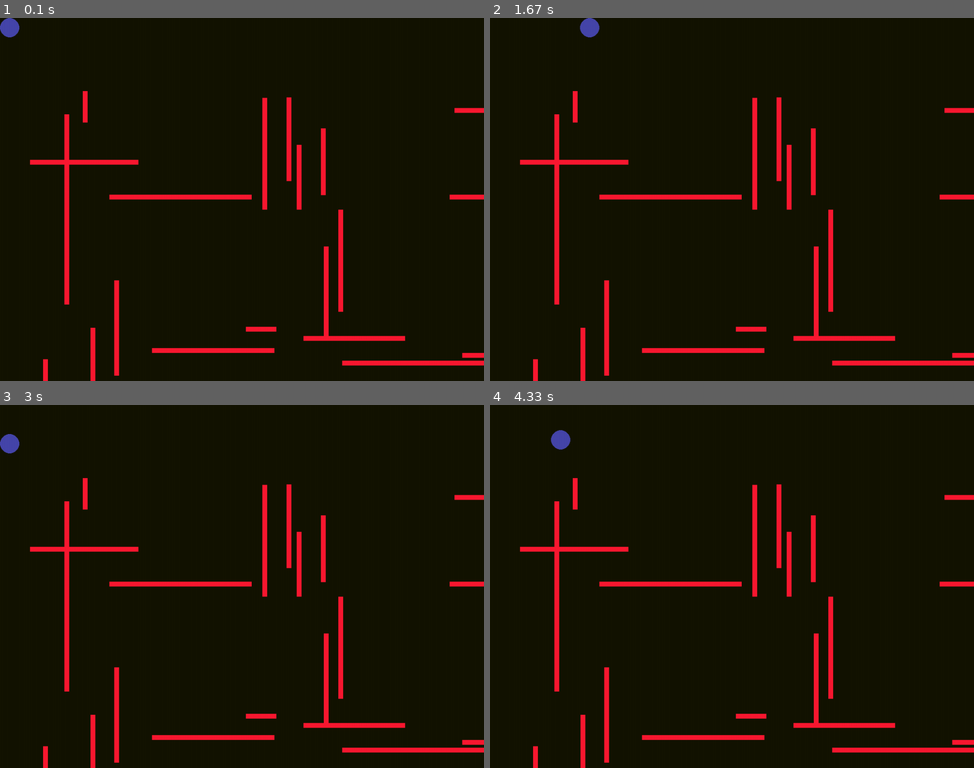
Above: before the commit, frames 1-4 (two rows, left to right).
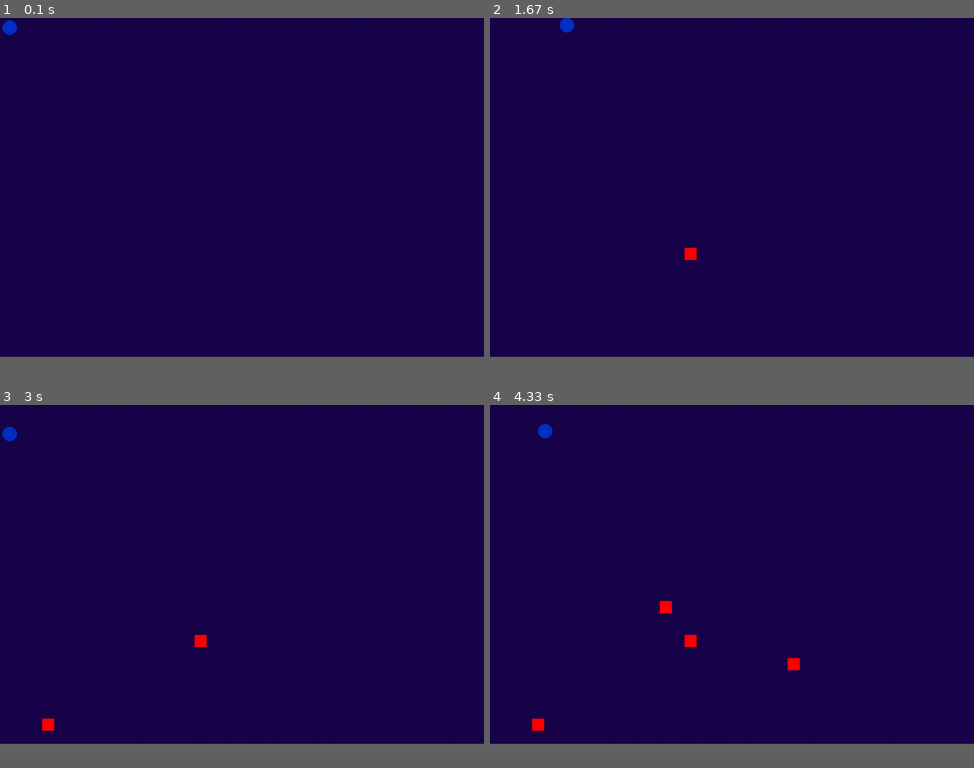
Above: after the commit, the same moments.

Repository: aRandomMenno/MyPYGameTest
Game: pygame game, started from game.py
Same seed, same stepped clock (60 frames per second), same inputs: the game is played once before the commit and once after it.
Inputs:
- Up to frame 1 (0.1 s): no input
- Up to frame 2 (1.67 s): hold D 0.33-0.8 s; hold W 0.83-1.13 s; hold D 1.17-1.63 s
- Up to frame 3 (3 s): hold A 1.67-2.2 s; hold S 2.23-2.53 s; hold A 2.57-2.97 s
- Up to frame 4 (4.33 s): hold W 3-3.37 s; hold D 3.4-4.03 s; hold S from 4.07 s (still down)
In our replay, the window is 900x675 before the commit and 900x630 after it. These sizes can differ from the game's own. Grey fills any space a smaller window leaves; there, only what the larger window draws over its background counts as a difference.

The runs differ from the first frame. In frame 1, 94% of the frame differs, in the area x 0-100%, y 0-100%; in frame 2, 94%; in frame 3, 94%; in frame 4, 94%.

Commit message:
Enemy collision NOT WORKING FFS
Also changed game to an enemy shooter.

Diff:
--- a/game.py
+++ b/game.py
@@ -1,40 +1,9 @@
-
 from pygame.math import Vector2; import pygame, sys, random
-
-class rooms:
-    def __init__(self):
-        self.roomSeed = 0
-        self.walls = []
-        self.numOfRooms = 10
-        self.i = None
-
-    def generateRoom(self):
-        screenWidth = 1000
-        screenHeight = 750
-
-        for _ in range(self.numOfRooms):
-            x = random.randint(0, screenWidth)
-            y = random.randint(50, screenHeight)
-            if random.choice([True, False]):
-                width = 10
-                height = random.randint(50, 400)
-            else:
-                width = random.randint(50, 400)
-                height = 10
-            self.walls.append([x, y, width, height])
-
-    def drawRoom(self):
-        for wall in self.walls:
-            pygame.draw.rect(screen, [250, 25, 50], wall)
-
-    def getWalls(self):
-        return self.walls
-
-class PLAYER1:
+class player:
     def __init__(self):
         self.position = Vector2(20, 20)
-        self.color = [70, 70, 170]
-        self.speed = 2
+        self.color = [0, 50, 200]
+        self.speed = 1.5
 
     def move(self):
         keys = pygame.key.get_pressed()
@@ -47,30 +16,50 @@
         if keys[pygame.K_d]:
             self.position.x += self.speed
 
-        # Boundary checks
-        self.position.x = max(self.position.x, 20)
-        self.position.x = min(self.position.x, 1000 - 20)
-        self.position.y = max(self.position.y, 20)
-        self.position.y = min(self.position.y, 750 -  20)
+        self.position.x = max(self.position.x, 15)
+        self.position.x = min(self.position.x, 1000 - 15)
+        self.position.y = max(self.position.y, 15)
+        self.position.y = min(self.position.y, 700 -  15)
 
-class MAIN:
+class enemies:
     def __init__(self):
-        self.player1 = PLAYER1()
-        self.rooms = rooms()
+        self.enemiesPositions = []
+
+    def spawnEnemy(self):
+        enemy_position = [random.randint(5, game.screenWidth - 20), random.randint(5, game.screenHeight - 20)]
+        enemy_rect = pygame.Rect(enemy_position[0], enemy_position[1], 25, 25)
+        self.enemiesPositions.append(enemy_rect)
+        # print(f"Enemies are at: {self.enemiesPositions}") # Debugging print statement
+
+    def drawEnemies(self):
+        for enemy in self.enemiesPositions:
+            pygame.draw.rect(screen, [255,  0,  0], [enemy[0], enemy[1],  25,  25])
+
+    def getEnemiesPos(self):
+        return self.enemiesPositions
+
+class main:
+    def __init__(self):
+        self.player = player()
+        self.enemies = enemies()
+        self.kills = 0
+        self.screenWidth = 1000
+        self.screenHeight = 700
+        self.positionsOfEnemies = self.enemies.getEnemiesPos()
 
     def movement(self):
-        self.player1.move()
+        self.player.move()
 
     def drawElements(self):
-        pygame.draw.circle(screen, self.player1.color, self.player1.position, 20)
-        self.rooms.drawRoom()
+        pygame.draw.circle(screen, self.player.color, self.player.position, 15)
 
     def checkCollision(self):
-        playerRect = pygame.Rect(self.player1.position.x -  10, self.player1.position.y -  10,  20,  20)
-        if len(self.rooms.walls) <=  10:
-            self.rooms.generateRoom()
-        for wall in self.rooms.getWalls():
-            if playerRect.colliderect(wall):
+        playerRect = pygame.Rect(self.player.position.x, self.player.position.y,  15,  15)
+        print(self.positionsOfEnemies)
+        for enemy in self.positionsOfEnemies:
+            print(f"Enemy Rect: {enemy}")  # Debugging print statement
+            if playerRect.colliderect(enemy):
+                print("Collision detected!")  # Debugging print statement
                 self.gameOver()
 
     def gameOver(self):
@@ -79,14 +68,18 @@
 
 pygame.init()
 
-screen = pygame.display.set_mode([1000, 750])
+game = main()
+player = player()
+enemies = enemies()
+
+screen = pygame.display.set_mode([game.screenWidth, game.screenHeight])
 clockSpeed = 60
 clock = pygame.time.Clock()
 
 SCREEN_UPDATE = pygame.USEREVENT
 pygame.time.set_timer(SCREEN_UPDATE, 10)
-game = MAIN()
-player1 = PLAYER1()
+ENEMY_SPAWN_EVENT = pygame.USEREVENT + 1
+pygame.time.set_timer(ENEMY_SPAWN_EVENT, 1000) # random.randint(900, 4500)
 
 run = True
 while run:
@@ -99,8 +92,12 @@
             game.movement()
             game.checkCollision()
 
-    screen.fill([20, 20, 0])
+        if event.type == ENEMY_SPAWN_EVENT:
+            enemies.spawnEnemy()
+
+    screen.fill([25, 5, 75])
     game.drawElements()
+    enemies.drawEnemies()
 
     pygame.display.update()
     clock.tick(clockSpeed)
Not shown, changed: README.md
